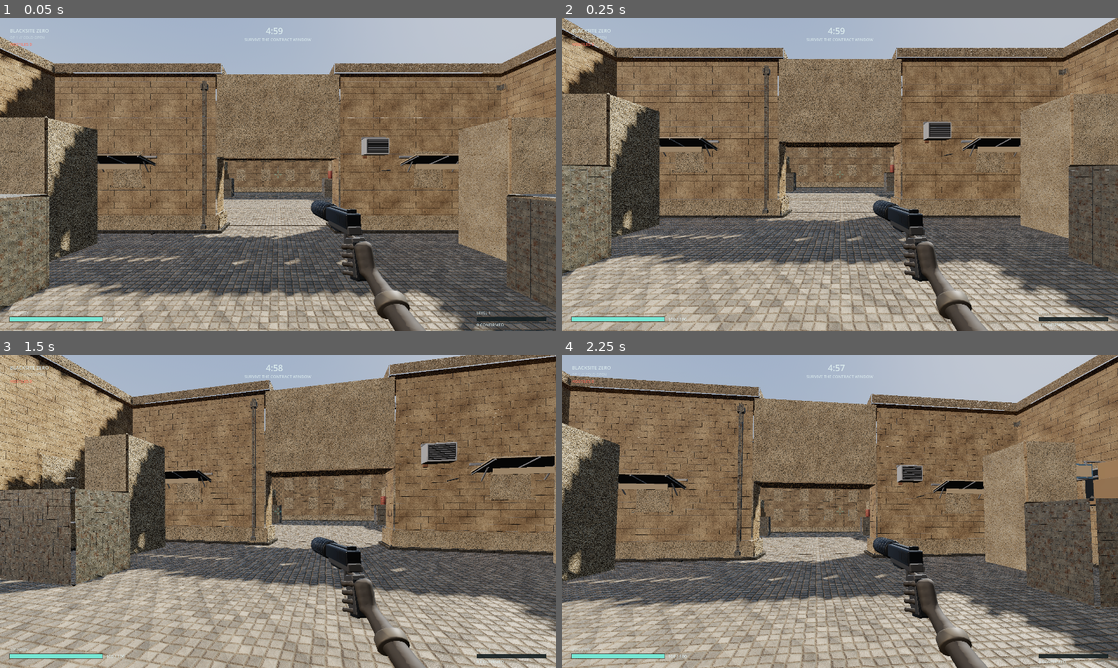
Above: before the commit, frames 1-4 (two rows, left to right).
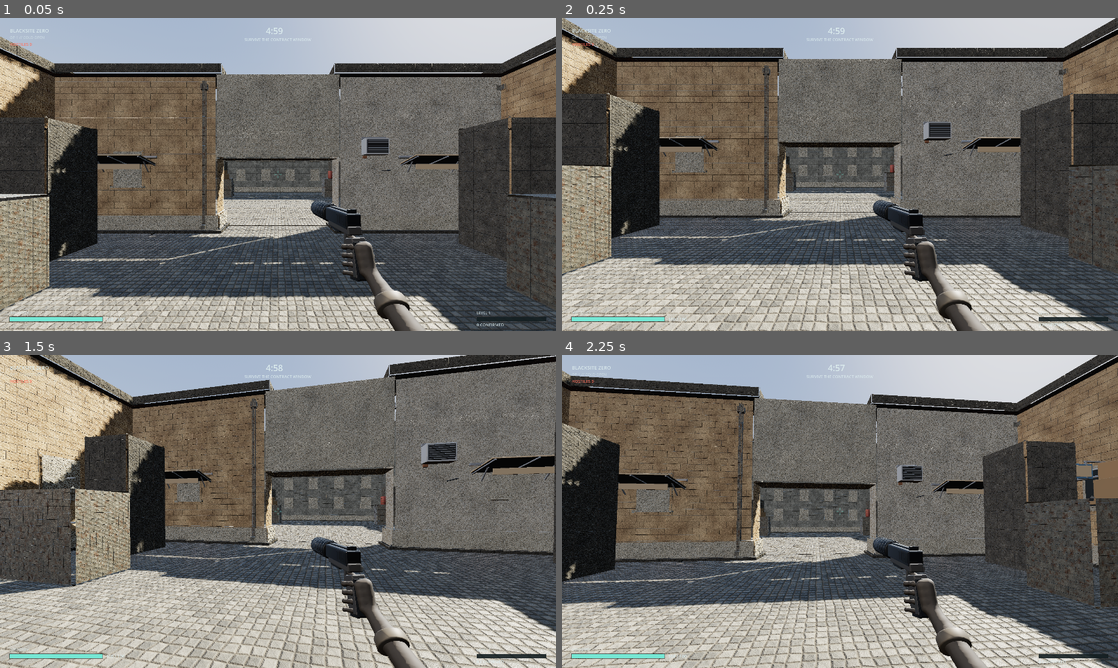
Above: after the commit, the same moments.

Repository: OuterHeavenX/Phantom-Protocol
Game: Godot game, scene res://scenes/main.tscn
The game is run twice, just before and just after one commit, with the same random seed, the same clock (stepped at 60 frames per second) and the same inputs.
Inputs (mouse positions are in pixels of both pictures, inside the frame that each line leads up to):
- Up to frame 1 (0.05 s): no input
- Up to frame 2 (0.25 s): no input
- Up to frame 3 (1.5 s): move the mouse to (305, 511) at 0.52 s; tap Enter at 1.25 s; move the mouse to (250, 511) at 1.27 s
- Up to frame 4 (2.25 s): tap Space at 2 s; move the mouse to (851, 505) at 2.02 s

The runs differ from the first frame. In frame 1, 47% of the frame differs, in the area x 0-100%, y 0-100%; in frame 2, 51%; in frame 3, 54%; in frame 4, 47%.

Commit message:
Unwind the fill light and give the sector a real palette
Three rounds of visual critique kept landing on the same two complaints,
and both had a single mechanical cause each.

Nothing in the frame cast a shadow. The sun sat at 1.10 while sky ambient
sat at 6.5, which is a six-to-one fill: every surface was lit from every
direction at once, so no object could shade another and the courtyard read
as flat as a diagram. Key and fill swap places, the tonemap white point
comes down from 10 to 3 so highlights can actually roll off, and the
shadow map goes to four splits over 60 m with a much tighter normal bias.
Two splits over 45 m had been delivering neither contact shadows nor
distant ones. Measured macro contrast goes from 0.115 to 0.179 against a
reference range of 0.120 to 0.172.

Every wall was the same ochre. The tints were already near-neutral, so the
colour was coming from the textures, all of which ramped to the same tan --
and a multiply tint cannot fix that, since a blue tint over a tan albedo
just gives darker tan. The masonry and plaster generators now take their
colour ramp as a parameter and are run several times, giving grey
blockwork, whitewash, faded blue-grey paintwork and a muted terracotta
alongside the original stone. Walls draw from a scrambled hash of their
own plan position, so neighbours differ and the layout is deterministic.

Also fixes capture.sh writing relative output paths into the Godot project
directory rather than where they were asked for, and recalibrates
measure.py: its acceptance band is now derived from what the reference
screenshots themselves measure, rather than typed in from a different
metric, and it reports macro, micro and per-patch contrast separately
since whole-frame spread cannot tell a detailed surface from a flat one.

Co-Authored-By: Claude Opus 5 <noreply@anthropic.com>
Claude-Session: https://claude.ai/code/session_01P9E796M4fKznFw5VkU68VJ

Diff:
--- a/godot/scripts/game.gd
+++ b/godot/scripts/game.gd
@@ -77,9 +77,12 @@
         _run_simtest()
         return
     if capture_path != "":
-        # Step the contract briefly before capturing so the HUD has a live
-        # clock and hostile count rather than an opening-frame zero.
-        sim.advance(2.0)
+        # Step the contract forward before capturing, so the HUD shows a live
+        # clock rather than an opening-frame zero. The combat viewpoint runs
+        # much further, because the director's first wave is scheduled after a
+        # three second lull and deploys 520 units out: a capture taken at t=0
+        # shows an empty sector and proves nothing about the game.
+        _advance_for_capture(70.0 if capture_view == "combat" else 2.0)
         _run_capture()
 
 func _parse_args() -> void:
@@ -105,22 +108,23 @@
     sun = DirectionalLight3D.new()
     sun.rotation_degrees = Vector3(-42.0, 128.0, 0.0)
     sun.light_color = Color(1.0, 0.94, 0.83)
-    # Measured against the references: the build sat about 1.2 stops hot, with
-    # 5.7% of pixels clipped against their 0.02%, and a lit-to-shade ground
-    # ratio of 5.3:1 against their 2.1:1. Sun down, fill up.
-    sun.light_energy = 1.10
+    # The sun spent three rounds at around 1.1 while sky ambient sat near 6.5,
+    # which is a six-to-one fill: every surface was lit from everywhere, so
+    # nothing cast a shadow onto anything and the whole courtyard read flat.
+    # Key and fill swap places here.
+    sun.light_energy = 2.8
     sun.shadow_enabled = true
-    sun.directional_shadow_mode = DirectionalLight3D.SHADOW_PARALLEL_2_SPLITS
-    # 45 m instead of 120. Nothing past that needs a crisp shadow, and the
-    # splits it buys back are spent on letting the dressing cast again --
-    # a prop that throws no shadow onto the wall behind it reads as a sticker.
-    sun.directional_shadow_max_distance = 45.0
+    sun.directional_shadow_mode = DirectionalLight3D.SHADOW_PARALLEL_4_SPLITS
+    # Four splits over 60 m. Two splits over 45 gave neither: the near split
+    # was too coarse for prop contact shadows and the range stopped short of
+    # the far wall, so the frame had no cast shadows at any distance.
+    sun.directional_shadow_max_distance = 60.0
     sun.directional_shadow_blend_splits = true
     # A 4096 atlas over four splits affords a much tighter bias. The old values
     # pushed every contact shadow away from the base of its wall, which is a
     # large part of why the boxes looked like they were floating.
     sun.shadow_bias = 0.02
-    sun.shadow_normal_bias = 0.6
+    sun.shadow_normal_bias = 0.15
     sun.light_angular_distance = 0.6
     add_child(sun)
 
@@ -161,12 +165,12 @@
     # Exposure was the wrong lever for clipped highlights: it moved the whole
     # curve down and left 30% of the frame crushed under 0.06. The ratio is
     # what was actually wrong, so the fill comes up and the key comes down.
-    env.ambient_light_energy = 6.5
+    env.ambient_light_energy = 1.8
     env.reflected_light_source = Environment.REFLECTION_SOURCE_SKY
 
     env.tonemap_mode = Environment.TONE_MAPPER_ACES
     env.tonemap_exposure = 0.95
-    env.tonemap_white = 10.0
+    env.tonemap_white = 3.0
 
     env.ssao_enabled = true
     # SSAO multiplies the ambient term, and ambient is the only fill in shadow,
@@ -182,7 +186,7 @@
     # Bounce off sunlit stone is what makes a real shadow warm rather than
     # blue. This build's darks were at 0.008/0.029/0.071: nearly black, and the
     # wrong colour besides.
-    env.ssil_intensity = 1.1
+    env.ssil_intensity = 0.6
 
     env.glow_enabled = true
     env.glow_intensity = 0.18
@@ -225,7 +229,7 @@
     var bounce := DirectionalLight3D.new()
     bounce.rotation_degrees = Vector3(-18.0, -52.0, 0.0)
     bounce.light_color = Color(1.0, 0.86, 0.68)
-    bounce.light_energy = 0.70
+    bounce.light_energy = 0.35
     bounce.shadow_enabled = false
     add_child(bounce)
 
@@ -298,6 +302,11 @@
         "extract":
             # Approaching the beacon in LABORATORY / 06.
             return [Vector2(1420.0, 1050.0), -90.0, -1.0]
+        "combat":
+            # Same standpoint as `corridor`, but the contract has been run
+            # forward so there are hostiles on the ground. Chosen by the
+            # capture path below, which then aims at the nearest one.
+            return [Vector2(1050.0, 1750.0), 0.0, -1.0]
         _:
             return [Vector2(level.width * 0.5, level.height * 0.5), 0.0, 0.0]
 
@@ -488,3 +497,20 @@
         sim.kills, sim.player_level, sim.weapon_level, sim.player_hp, sim.player_max_hp,
         sim.extraction_active, sim.extraction_hold])
     get_tree().quit()
+
+## Run the contract forward with the operative held in place, syncing the
+## hostile nodes as it goes so they are where the simulation says they are.
+func _advance_for_capture(seconds: float) -> void:
+    var step := Sim.FIXED_STEP
+    var vp := _viewpoint(capture_view)
+    sim.player_pos = vp[0]
+    for i in range(int(seconds / step)):
+        if sim.finished:
+            break
+        sim._step(step)
+        # The capture operative stands still by definition, so they take every
+        # contact hit and are dead inside a minute. A screenshot is not a
+        # playthrough; hold them up rather than photographing a corpse.
+        sim.player_hp = sim.player_max_hp
+        sim.player_pos = vp[0]
+    _sync_enemies()
--- a/godot/scripts/level_build.gd
+++ b/godot/scripts/level_build.gd
@@ -239,8 +239,22 @@
 func _material_for_object(o: Dictionary) -> String:
     var kind := String(o.get("type", "wall"))
     if kind == "masonry" or kind == "wall":
-        var v := int(o.get("variant", 0)) % 4
-        return "wall" if v == 0 else "wall_%d" % v
+        # The plan's `variant` only runs 0-3 and there are five facade
+        # surfaces, so the wall's own position is mixed in to reach the fifth.
+        # The mix has to scramble: a plain sum of the coordinates gave
+        # neighbouring walls neighbouring seeds, so the two largest facades in
+        # the opening view drew the same material and the sector came out one
+        # colour again, just a different one. It stays a pure function of the
+        # plan, so the layout is identical on every load.
+        var seed := int(o.get("variant", 0)) * 2246822519
+        seed += int(round(float(o.get("x", 0.0)) * 0.37)) * 2654435761
+        seed += int(round(float(o.get("y", 0.0)) * 0.37)) * 3266489917
+        var v := posmod(seed >> 13, 8)
+        # Warm stone takes half. The references are warm-dominant: tan and
+        # terracotta carry the sector and grey concrete punctuates it, and
+        # reversing that reads as an industrial estate rather than a town.
+        var order := ["wall", "wall", "wall", "wall", "wall_2", "wall_1", "wall_3", "wall_4"]
+        return order[v]
     return _material_for(kind)
 
 func _material_for(kind: String) -> String:
--- a/godot/scripts/materials.gd
+++ b/godot/scripts/materials.gd
@@ -56,31 +56,35 @@
 ## paving setts about 18 cm, container corrugations about 6 cm.
 static func build() -> Dictionary:
     return {
-        # Tints are all at or below 0.85 per channel. Several were above 1.0,
-        # which multiplies the texture past unity: physically impossible for a
-        # dielectric, and a direct cause of the clipped highlights measured in
-        # the first round. Sunlit limestone is about 0.45-0.55 albedo and
+        # Tints stay at or below 0.85 per channel. Anything above 1.0
+        # multiplies the texture past unity, which is impossible for a
+        # dielectric and was a direct cause of the clipped highlights measured
+        # in the first round. Sunlit limestone is about 0.45-0.55 albedo and
         # weathered concrete 0.30-0.40, so these sit where real surfaces do.
-        # Four facade tones rather than one.
         #
-        # A whole sector in a single stone colour reads as one extruded object
-        # however well it is lit; the references get most of their depth from
-        # neighbouring buildings being visibly different materials. These are
-        # assigned per wall from the plan's own seeded `variant`, so the
-        # arrangement is deterministic and the same on every load.
-        "wall": pbr("sandstone", 0.45, Color(0.82, 0.79, 0.74)),
-        "wall_1": pbr("plaster", 0.34, Color(0.84, 0.82, 0.76)),
-        "wall_2": pbr("sandstone", 0.38, Color(0.70, 0.71, 0.72)),
-        "wall_3": pbr("plaster", 0.30, Color(0.66, 0.70, 0.74)),
-        "perimeter": pbr("sandstone", 0.40, Color(0.74, 0.71, 0.66)),
+        # Hue now comes from the texture, not from the tint, because a tint is
+        # a multiply: a blue tint over a tan albedo gives darker tan. Five
+        # facade surfaces are baked with their own colour ramps, and the plan's
+        # seeded `variant` hands them out per wall, so the arrangement is
+        # deterministic and identical on every load. Warm stone stays the
+        # majority, as in the references, with the others breaking it up.
+        "wall": pbr("sandstone", 0.45, Color(0.84, 0.81, 0.76)),
+        "wall_1": pbr("whitewash", 0.34, Color(0.86, 0.85, 0.83)),
+        "wall_2": pbr("blockwork", 0.38, Color(0.82, 0.83, 0.82)),
+        "wall_3": pbr("paintwork", 0.30, Color(0.82, 0.84, 0.84)),
+        "wall_4": pbr("brick", 0.42, Color(0.84, 0.80, 0.78)),
+        "perimeter": pbr("blockwork", 0.40, Color(0.78, 0.78, 0.76)),
         "vault": pbr("steel", 0.80, Color(0.80, 0.78, 0.74), 0.20),
-        "pillar": pbr("plaster", 0.30, Color(0.80, 0.78, 0.73)),
+        "pillar": pbr("concrete", 0.36, Color(0.82, 0.81, 0.79)),
         "machinery": pbr("steel", 0.85, Color(0.80, 0.79, 0.76), 0.18),
         "container": pbr("crate", 0.50, Color(0.76, 0.72, 0.66), 0.12),
         "floor": pbr("concrete", 0.45, Color(0.74, 0.73, 0.70)),
-        "ground": pbr("cobble", 0.36, Color(0.78, 0.75, 0.71)),
-        "trim": pbr("plaster", 0.30, Color(0.80, 0.77, 0.71)),
-        "cornice": pbr("plaster", 0.34, Color(0.70, 0.67, 0.62)),
+        # The courtyard used to be one warm paving edge to edge, which both
+        # made the frame monochrome and put the brightest surface in the scene
+        # directly under the camera. Grey setts leave the warmth to the walls.
+        "ground": pbr("cobble", 0.36, Color(0.66, 0.66, 0.65)),
+        "trim": pbr("whitewash", 0.30, Color(0.84, 0.83, 0.80)),
+        "cornice": pbr("concrete", 0.34, Color(0.76, 0.75, 0.72)),
         "kerb": pbr("concrete", 0.55, Color(0.62, 0.61, 0.58)),
         "glass": glass(),
     }
Binary file added: godot/art/textures/blockwork_albedo.png
Not shown, added: godot/art/textures/blockwork_albedo.png.import
Binary file added: godot/art/textures/blockwork_normal.png
Not shown, added: godot/art/textures/blockwork_normal.png.import
Binary file added: godot/art/textures/blockwork_orm.png
Not shown, added: godot/art/textures/blockwork_orm.png.import
Binary file added: godot/art/textures/brick_albedo.png
Not shown, added: godot/art/textures/brick_albedo.png.import
Binary file added: godot/art/textures/brick_normal.png
Not shown, added: godot/art/textures/brick_normal.png.import
Binary file added: godot/art/textures/brick_orm.png
Not shown, added: godot/art/textures/brick_orm.png.import
(and 15 more such lines)
